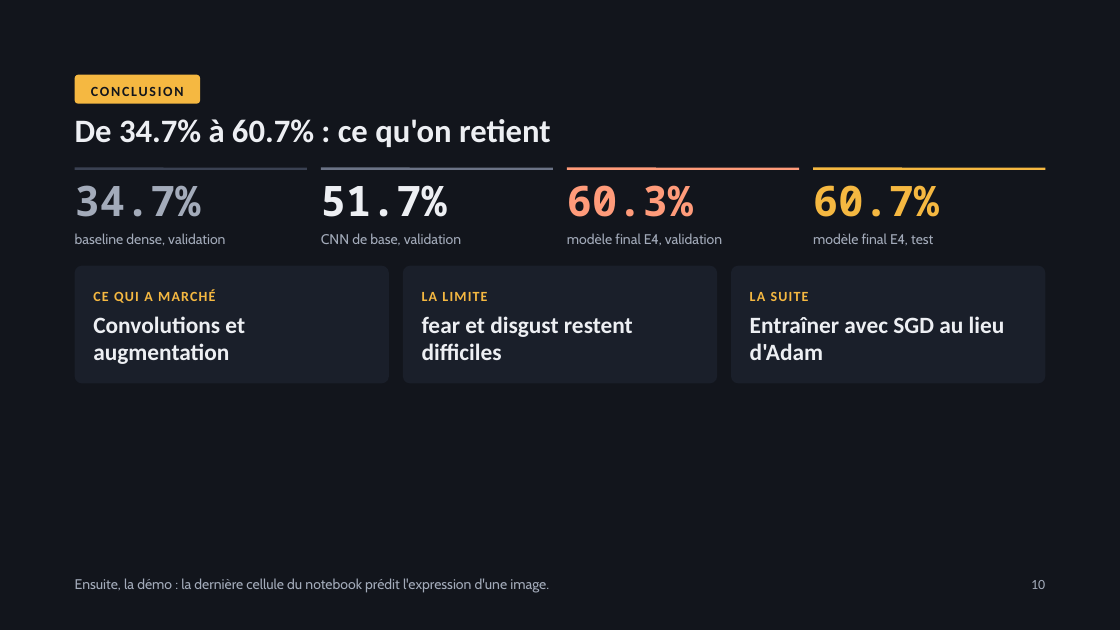
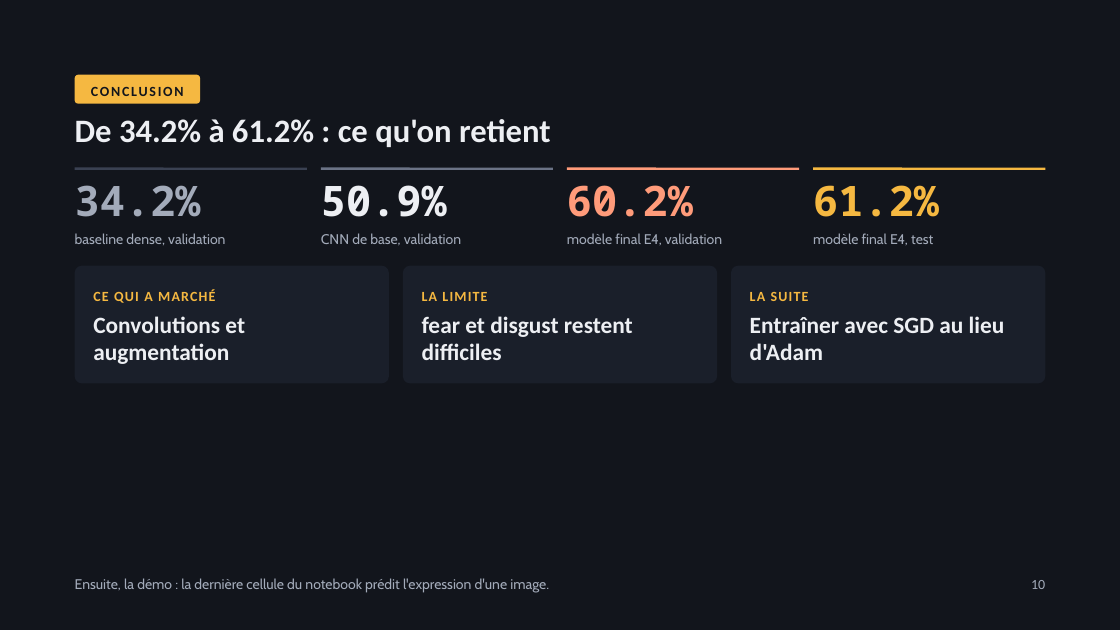
Before and after one commit to MonsieurNikko/Projet-DL-Facial-Expressions, a slide deck: slide 10 of soutenance/Soutenance — Reconnaissance d'expressions faciales (2).pptx. Drawn at 1120x630 pixels with LibreOffice and Linux fonts; fonts in the diff are those of the drawing. Boxes give left, top, right and bottom in pixels: in the first picture for what was removed or moved away, otherwise in the second. Text is boxed around its words. In the diff, an @@ line names an element or a change of style, - is before the commit and + after.

```diff
--- a/soutenance/Soutenance — Reconnaissance d'expressions faciales (2).pptx
+++ b/soutenance/Soutenance — Reconnaissance d'expressions faciales (2).pptx
@@ title at [75, 119, 550, 147]: text changed @@
-De 34.7% à 60.7% : ce qu'on retient
+De 34.2% à 61.2% : ce qu'on retient
@@ text at [75, 185, 201, 217]: text changed @@
-34.7%
+34.2%
@@ text at [321, 185, 447, 217]: text changed @@
-51.7%
+50.9%
@@ text at [567, 185, 693, 217]: text changed @@
-60.3%
+60.2%
@@ text at [813, 185, 939, 217]: text changed @@
-60.7%
+61.2%
```
Also in this commit, not shown: 6 other slides changed.
